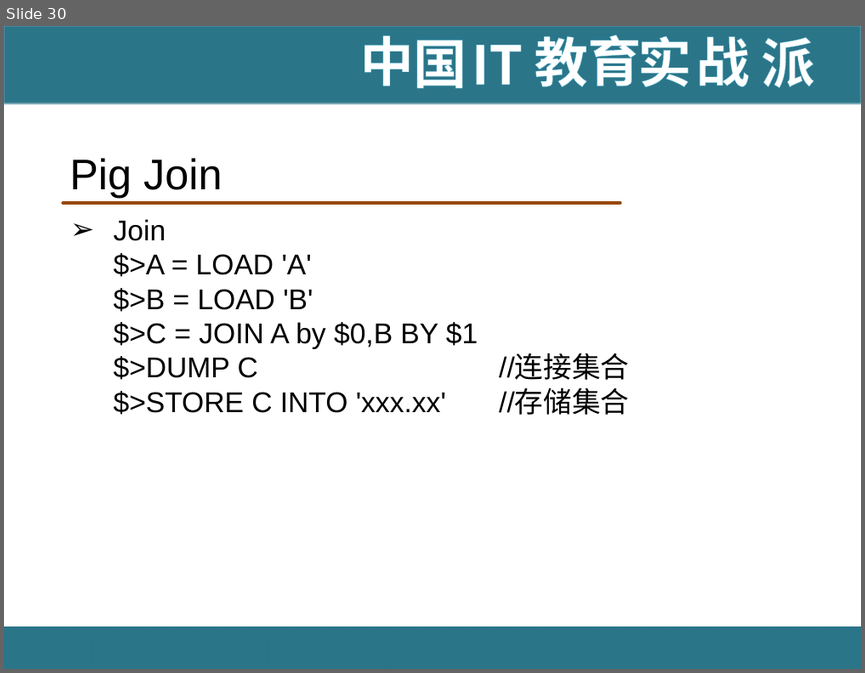
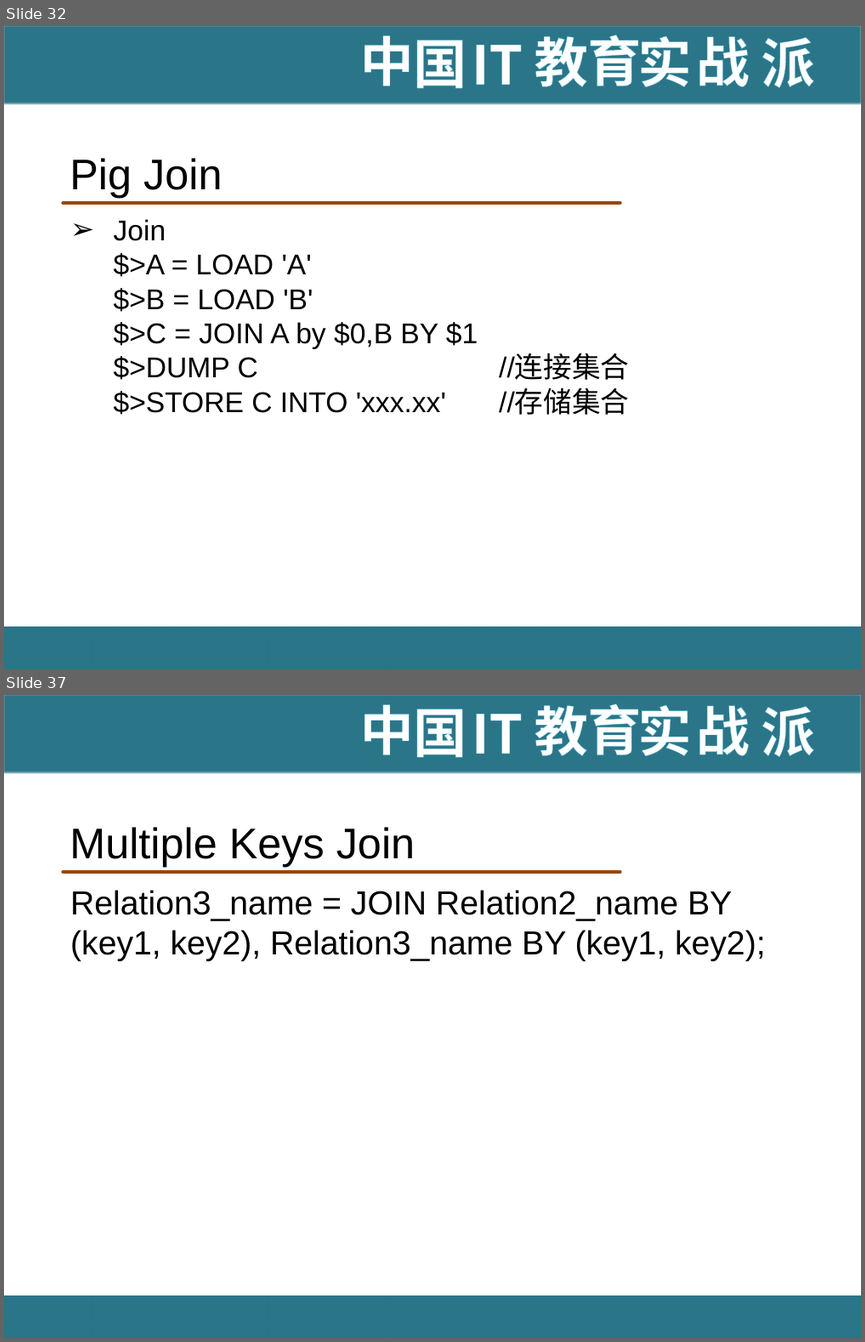
Before and after one commit to hanningxiao/BigData, a slide deck: [IT18掌www.it18zhang.com]Pig.pptx. Shown one above the other, each under a label of ours: slide 30 before the commit, slides 32 and 37 after it; the slides between them are not shown. The pictures are 865x673 and 865x1342 pixels, drawn with LibreOffice and Linux fonts; fonts in the diff are those of the drawing; background and template pictures are left out. Boxes give left, top, right and bottom in pixels: in the first picture for what was removed or moved away, otherwise in the second. Text is boxed around its words. In the diff, an @@ line names an element or a change of style, - is before the commit and + after.

```diff
--- a/[IT18掌www.it18zhang.com]Pig.pptx
+++ b/[IT18掌www.it18zhang.com]Pig.pptx
@@ slide 37 added at box(4, 695, 861, 1338), background #FFFFFF; not listed: 11 template elements that a slide beside it also shows @@
@@ title added at box(69, 827, 415, 867), 36 pt, text #000000 @@
+Multiple Keys Join
@@ text added at box(70, 890, 766, 961), 28 pt, text #000000 @@
+Relation3_name = JOIN Relation2_name BY (key1, key2), Relation3_name BY (key1, key2);
@@ what was slide 30 is now slide 32 @@
```
Also in this commit, not shown: 3 slides changed, 26 other slides added, 4 slides removed, 1 other file.
